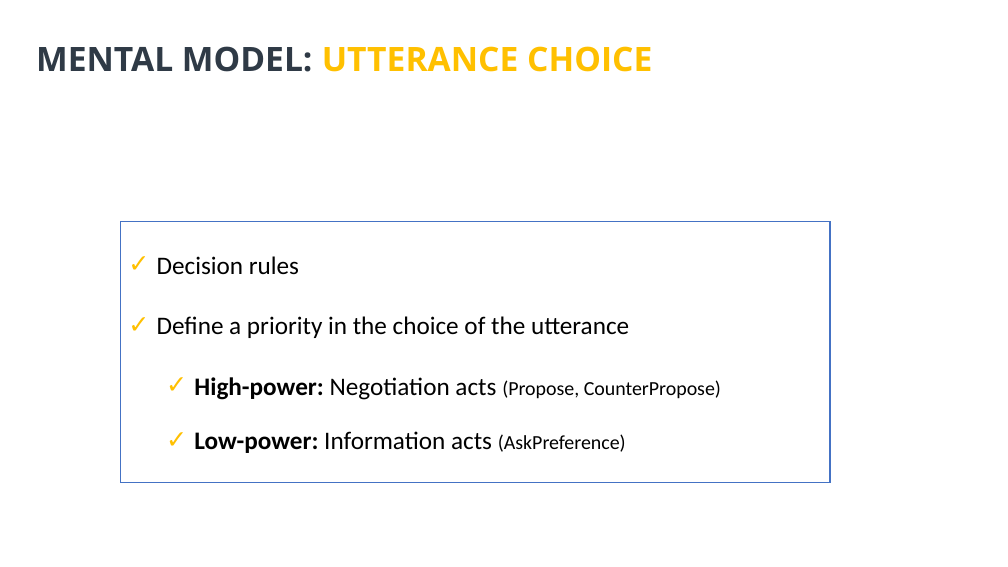
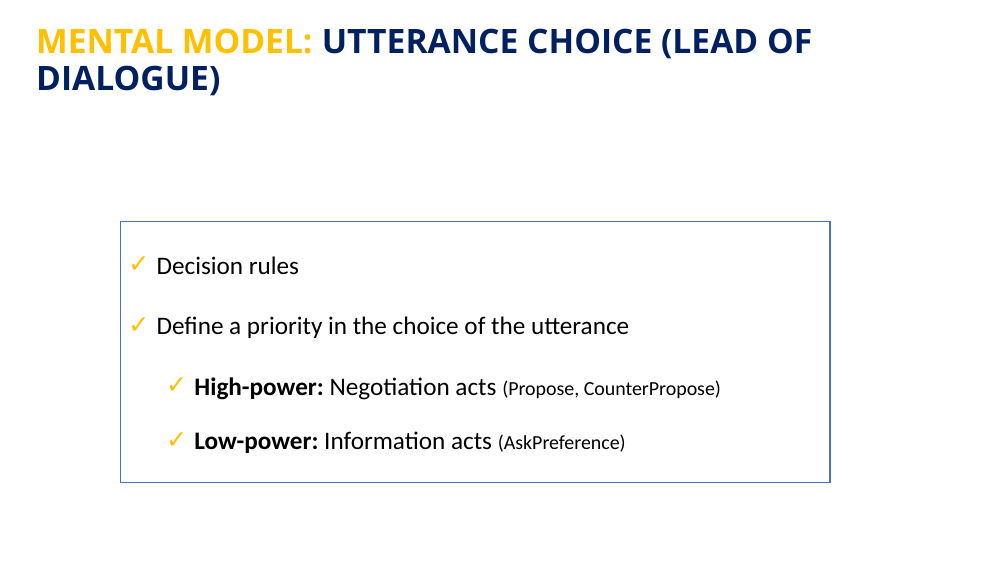
Before and after one commit to Olydia/Discolog, a slide deck: slide 20 of thesis_v2/presentation/thses.pptx. Drawn at 1008x567 pixels with LibreOffice and Linux fonts; fonts in the diff are those of the drawing. Boxes give left, top, right and bottom in pixels: in the first picture for what was removed or moved away, otherwise in the second. Text is boxed around its words. In the diff, an @@ line names an element or a change of style, - is before the commit and + after.

Commit message:
update

```diff
--- a/thesis_v2/presentation/thses.pptx
+++ b/thesis_v2/presentation/thses.pptx
@@ title at [36, 28, 812, 96]: text changed; text colour #FFC000 to #002060 @@
-MENTAL MODEL: UTTERANCE CHOICE
+MENTAL MODEL: UTTERANCE CHOICE (LEAD OF DIALOGUE)
```
Also in this commit, not shown: 16 other slides changed, 9 slides added, 1 slide removed.
